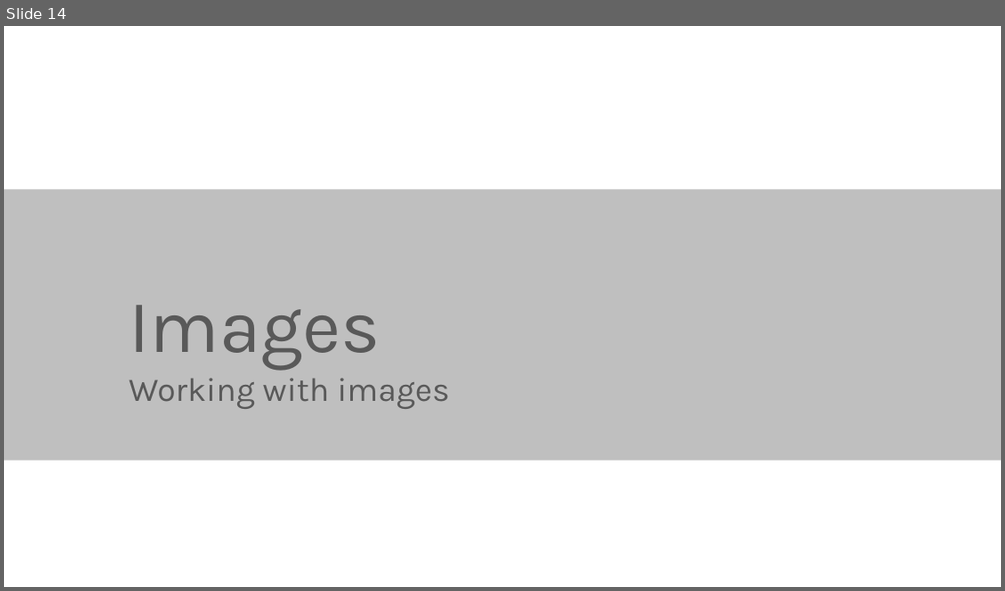
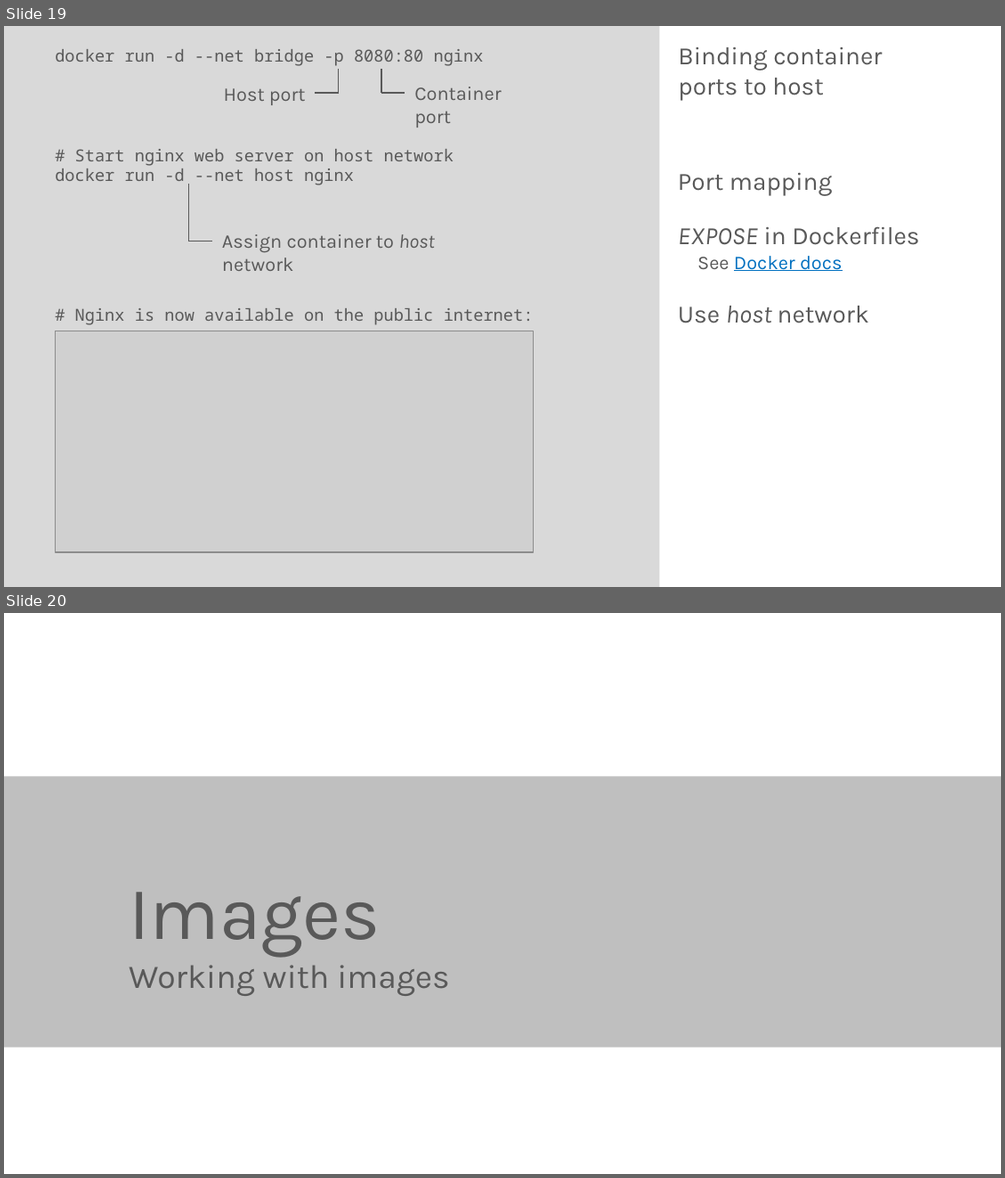
Before and after one commit to rstropek/DockerVS2015Intro, a slide deck: slides/Docker-Workshop.pptx. Shown one above the other, each under a label of ours: slide 14 before the commit, slides 19 and 20 after it. The pictures are 1005x591 and 1005x1178 pixels, drawn with LibreOffice and Linux fonts; fonts in the diff are those of the drawing; grey boxes stand for pictures. Boxes give left, top, right and bottom in pixels: in the first picture for what was removed or moved away, otherwise in the second. Text is boxed around its words. In the diff, an @@ line names an element or a change of style, - is before the commit and + after.

Commit message:
Enhance Docker slides

```diff
--- a/slides/Docker-Workshop.pptx
+++ b/slides/Docker-Workshop.pptx
@@ slide 19 added at (4, 26, 1001, 587), background #FFFFFF @@
@@ rectangle added at (4, 26, 659, 586), fill #D9D9D9 @@
@@ text added at (55, 49, 534, 325), 12 pt, text #595959 @@
+docker run -d --net bridge -p 8080:80 nginx
+# Start nginx web server on host network
+docker run -d --net host nginx
+# Nginx is now available on the public internet:
@@ title added at (678, 47, 882, 100), 18 pt, text #595959 @@
+Binding container
+ports to host
@@ line added from (338, 69) to (338, 93), #595959 1 pt @@
@@ line added from (380, 69) to (380, 93), #595959 1 pt @@
@@ text added at (224, 88, 306, 105), 14 pt, text #595959 @@
+Host port
@@ line added from (315, 93) to (338, 93), #595959 1 pt @@
@@ line added from (380, 93) to (404, 93), #595959 1 pt @@
@@ text added at (414, 87, 501, 127), 14 pt, text #595959 @@
+Container port
@@ line added from (188, 184) to (188, 241), #595959 1 pt @@
@@ text added at (678, 173, 919, 323), 18 pt, text #595959 @@
+Port mapping
+EXPOSE in Dockerfiles
+  See Docker docs
+Use host network
@@ text added at (222, 234, 435, 271), 14 pt, text #595959 @@
+Assign container to host network
@@ line added from (188, 241) to (212, 241), #595959 1 pt @@
@@ picture added at (55, 331, 534, 552) @@
@@ what was slide 14 is now slide 20 @@
```
Also in this commit, not shown: 2 slides changed, 5 other slides added.
